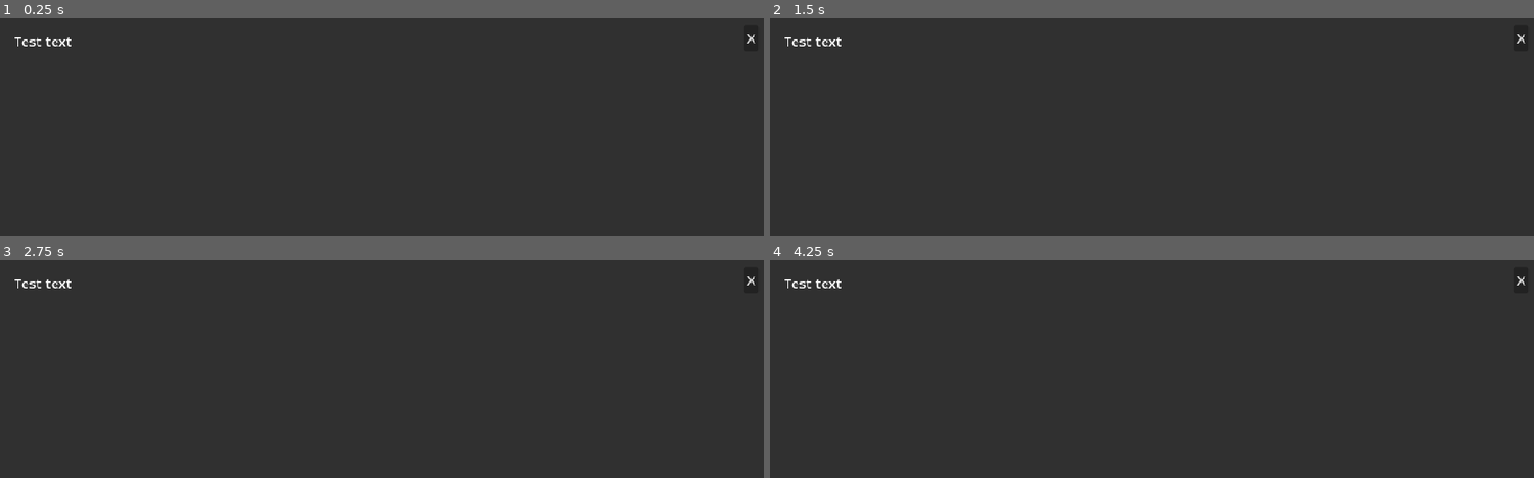
Above: before the commit, frames 1-4 (two rows, left to right).
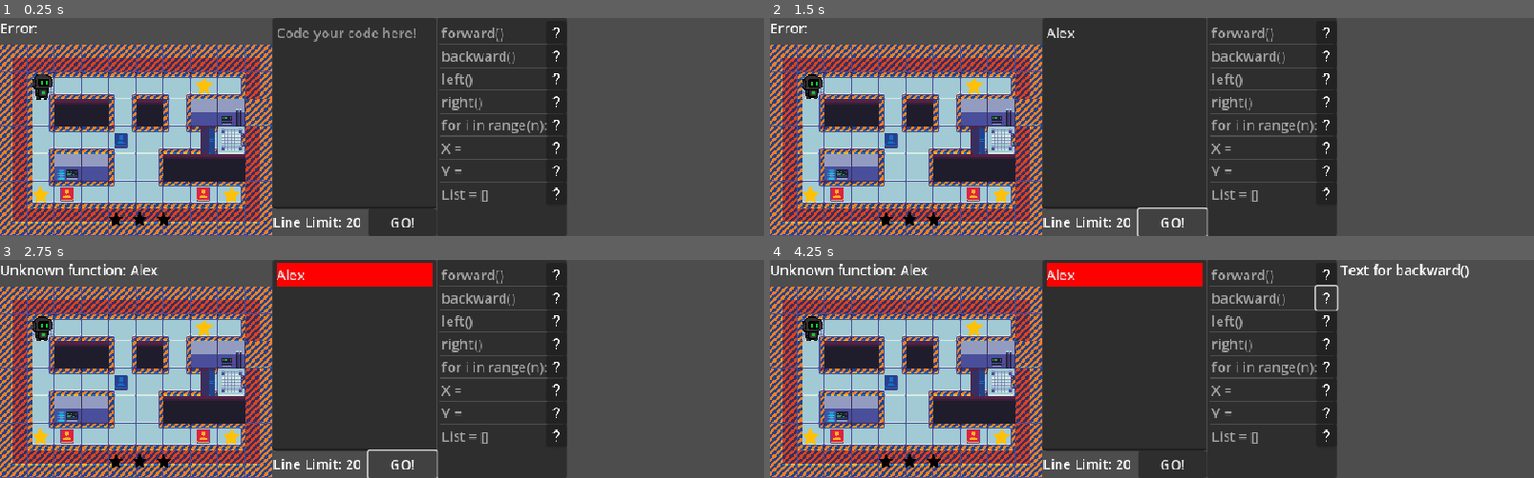
Above: after the commit, the same moments.

Repository: BingloGames/Robot-Bachelor
Game: Godot game, scene res://levels/1 player/Level4.tscn
Same seed, same stepped clock (60 frames per second), same inputs: the game is played once before the commit and once after it. This scene is started directly instead of the project's main scene.
Inputs (mouse positions are in pixels of both pictures, inside the frame that each line leads up to):
- Up to frame 1 (0.25 s): no input
- Up to frame 2 (1.5 s): click (1121, 113) at 0.52 s; type "Alex" at 0.6 s; click "GO!" at 1.25 s
- Up to frame 3 (2.75 s): click "GO!" at 2 s
- Up to frame 4 (4.25 s): click (1327, 275) at 2.75 s; click (1327, 297) at 3.5 s

The runs differ from the first frame. In frame 1, 62% of the frame differs, in the area x 0-100%, y 0-100%; in frame 2, 62%; in frame 3, 65%; in frame 4, 64%.

Commit message:
fixed question input

Diff:
--- a/robot-project/button.gd
+++ b/robot-project/button.gd
@@ -8,7 +8,8 @@
 
 func _on_body_entered(body: Node2D) -> void:
 	if get_node("/root/Node2D/").has_node("Input pop up"):
-		get_node("/root/Node2D/Input pop up")._show()
+		get_node("/root/Node2D/Input pop up").showInput()
+		get_node("/root/Node2D/code").running_code = false
 	else:
 		get_node(door).open()
 		get_node("/root/Node2D/code").running_code = false
--- a/robot-project/input_pop_up.gd
+++ b/robot-project/input_pop_up.gd
@@ -34,8 +34,9 @@
 # Called every frame. 'delta' is the elapsed time since the previous frame.
 func _process(delta: float) -> void:
 	pass
-func _show() -> void:
-	get_node("Input pop up").show()
+
+func showInput() -> void:
+	get_node("/root/Node2D/Input pop up").show()
 	set_mouse_filter(MOUSE_FILTER_STOP)
 
 func _on_button_pressed() -> void:
@@ -45,7 +46,7 @@
 		if line == Answer:
 			get_node("/root/Node2D/doors/door").open()
 			get_node("/root/Node2D/code").running_code = false
-			get_node("Input pop up").hide()
+			get_node("/root/Node2D/Input pop up").hide()
 			set_mouse_filter(MOUSE_FILTER_IGNORE)
 
 	if line_array[0] == "import":
--- a/robot-project/item_list.gd
+++ b/robot-project/item_list.gd
@@ -168,8 +168,8 @@
 
 #Function so when we click on a function from the item list, it gets pasted in to the coding window:
 func _on_item_clicked(index: int, at_position: Vector2, mouse_button_index: int) -> void:
-	var item = get_node("ItemList").get_item_text(index)
-	function = item + "\n"
+	var thing = get_node("ItemList").get_item_text(index)
+	function = thing + "\n"
 	var line_limit = get_node("/root/Node2D/code").line_limit
 	var current_line = get_node("/root/Node2D/code/TextEdit").get_line_count()
 	if current_line > line_limit:
--- a/robot-project/levels/1 player/Level3.tscn
+++ b/robot-project/levels/1 player/Level3.tscn
@@ -69,5 +69,6 @@
 texture = SubResource("CanvasTexture_wmnt6")
 
 [node name="Info pop up" parent="." instance=ExtResource("9_wxujf")]
+visible = false
 offset_right = 894.0
 offset_bottom = 256.0
--- a/robot-project/levels/1 player/Level4.tscn
+++ b/robot-project/levels/1 player/Level4.tscn
@@ -1,9 +1,10 @@
-[gd_scene load_steps=11 format=4 uid="uid://q7nu5j63vchf"]
+[gd_scene load_steps=12 format=4 uid="uid://q7nu5j63vchf"]
 
 [ext_resource type="TileSet" uid="uid://b86b5a6rn7qvr" path="res://TileSet.tres" id="1_0vw6x"]
 [ext_resource type="PackedScene" uid="uid://b7xm7lsovxbqr" path="res://text_edit.tscn" id="2_sbb5h"]
 [ext_resource type="PackedScene" uid="uid://bdbqr488vc61t" path="res://star counter.tscn" id="3_jfjt6"]
 [ext_resource type="PackedScene" uid="uid://bkcxr5ltukhr1" path="res://robot.tscn" id="4_0vw6x"]
+[ext_resource type="PackedScene" uid="uid://ct3ylbdix74av" path="res://blue button.tscn" id="5_oj5ui"]
 [ext_resource type="PackedScene" uid="uid://cc4r5wtmlaj02" path="res://blue_door_2.tscn" id="5_qriun"]
 [ext_resource type="PackedScene" uid="uid://dqdijlggb57o1" path="res://item_list.tscn" id="6_cgold"]
 [ext_resource type="PackedScene" uid="uid://b0ujd0xpga4ra" path="res://temp_end_particles.tscn" id="6_evb8c"]
@@ -37,15 +38,18 @@
 offset_right = 96.0
 offset_bottom = 200.0
 
-[node name="robot" parent="." instance=ExtResource("4_0vw6x")]
-position = Vector2(48, 80)
+[node name="buttons" type="Node2D" parent="."]
 
-[node name="bottons" type="Node2D" parent="."]
+[node name="button" parent="buttons" instance=ExtResource("5_oj5ui")]
+position = Vector2(142, 144)
 
 [node name="doors" type="Node2D" parent="."]
 
 [node name="door" parent="doors" instance=ExtResource("5_qriun")]
 position = Vector2(240, 144)
+
+[node name="robot" parent="." instance=ExtResource("4_0vw6x")]
+position = Vector2(48, 80)
 
 [node name="end_particles" parent="." instance=ExtResource("6_evb8c")]
 position = Vector2(272, 144)
@@ -73,7 +77,9 @@
 offset_bottom = 256.0
 grow_horizontal = 1
 grow_vertical = 1
+Answer = "answer ="
 
 [node name="Info pop up" parent="." instance=ExtResource("8_qriun")]
+visible = false
 offset_right = 896.0
 offset_bottom = 256.0
